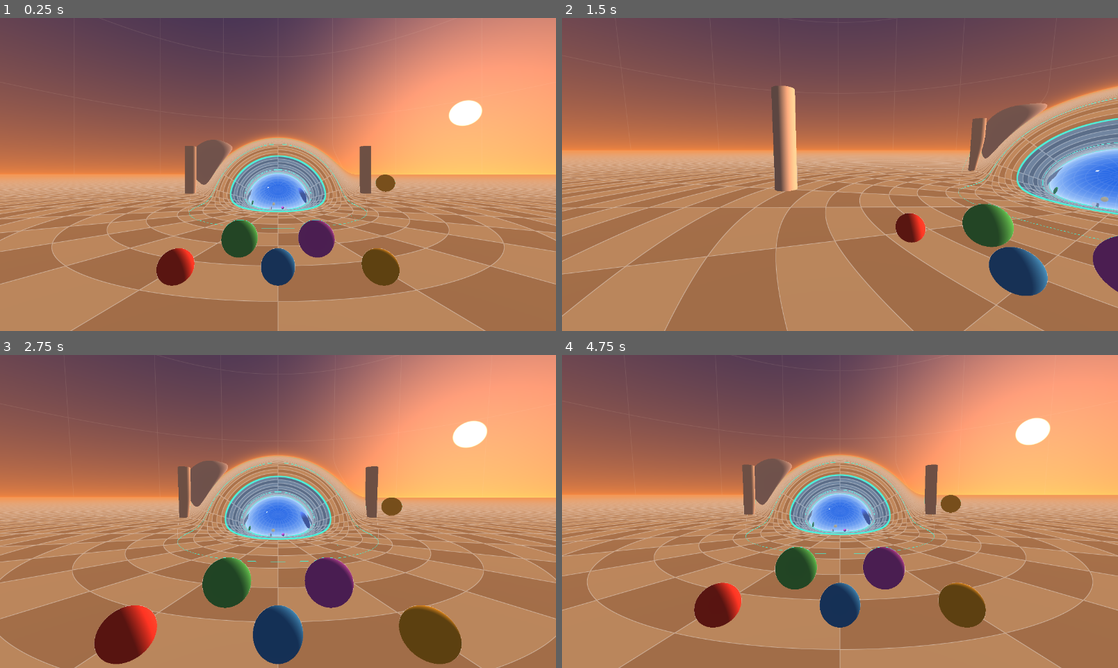
Above: before the commit, frames 1-4 (two rows, left to right).
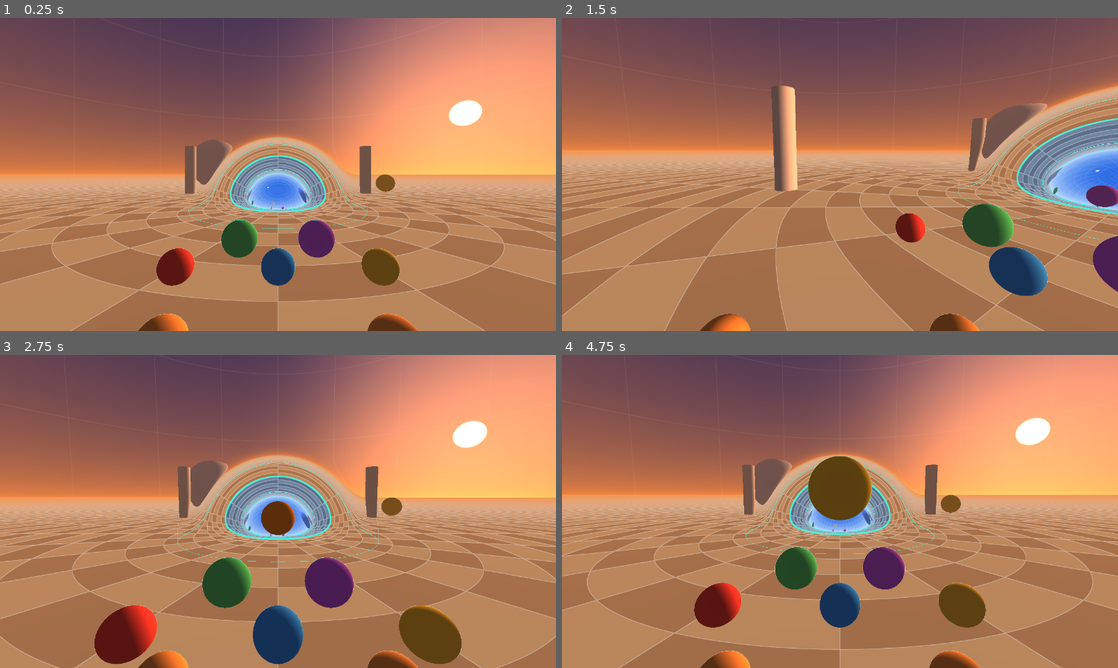
Above: after the commit, the same moments.

Repository: pomid0rko0/steam-frame-wromhole
Game: Godot game, scene res://main.tscn
Two runs of this game, one before a commit and one after it. Both use one fixed random seed, a clock stepped at 60 frames per second and the inputs below.
Inputs (mouse positions are in pixels of both pictures, inside the frame that each line leads up to):
- Up to frame 1 (0.25 s): no input
- Up to frame 2 (1.5 s): tap Enter at 0.5 s; move the mouse to (962, 158) at 0.52 s; hold D 0.53-1.28 s; hold F 0.53-1.28 s; click (962, 158) at 0.67 s; tap T at 0.8, 1.35 s; move the mouse to (812, 174) at 1.27 s; hold W from 1.28 s (still down)
- Up to frame 3 (2.75 s): keep holding W; tap R at 1.55 s; move the mouse to (289, 505) at 2.02 s; hold R from 2.03 s (still down); tap F at 2.3 s
- Up to frame 4 (4.75 s): keep holding W; move the mouse to (834, 517) at 2.77 s; release R at 2.78 s; tap F at 2.85, 4.55 s; tap T at 3.05 s; move the mouse to (878, 514) at 3.52 s; hold T 3.53-4.28 s; tap R at 3.8, 4.35 s; move the mouse to (795, 508) at 4.27 s

The runs differ from the first frame. In frame 1, 0.7% of the frame differs, in the area x 24-76%, y 94-100%; in frame 2, 1.1%; in frame 3, 1.3%; in frame 4, 2.6%, in the area x 24-76%, y 32-100%.

Commit message:
Grab and throw: grip holds a ball, release throws it; hands and avatar as balls
Split from the controls sketch, on walking + physics.

- hands are small balls placed by geodesics from the head and push balls
  (WormholeSpace.combine)
- grip grabs the nearest ball within 12 cm; it follows the hand and flies off
  with the hand's velocity when released
- B throws a new ball from the right hand; Y shows the avatar (head and torso
  as balls; costly inside the throat, off by default); A also puts the five
  balls back
- keyboard: F, T, R
- tests/grab_test.gd: hand placement, new ball, avatar, reset; grabbing
  itself needs a tracked controller and is not driven

Not checked in the headset.

Co-Authored-By: Claude Opus 5.5 <noreply@anthropic.com>
Claude-Session: https://claude.ai/code/session_01Wt86m4dW67tq47J29zezFu

Diff:
--- a/godot/main.gd
+++ b/godot/main.gd
@@ -1,14 +1,16 @@
 extends Node3D
 ## Real-time wormhole for VR: walking in the room, the left stick walks, the right stick
-## snap-turns (button map in the README); balls roll and bounce through the wormhole
-## (ball_world.gd). Every pixel is ray traced along a geodesic of the wormhole space in the
-## shader; this script tracks where the viewer and the balls are in that curved space.
+## snap-turns; balls roll and bounce through the wormhole (ball_world.gd); the hands grab and
+## throw them (button map in the README). Every pixel is ray traced along a geodesic of the
+## wormhole space in the shader; this script tracks where the viewer, the hands and the balls
+## are in that curved space.
 ##
 ## Body model: the feet stay on the floor (the totally geodesic equatorial surface
 ## n.z = 0). Physical movement in the play space and stick locomotion move the feet along
 ## floor geodesics, parallel-transporting the play-space axes; snap turns rotate those axes;
 ## the head sits head-height above the feet along the floor normal. Each eye is derived in
-## the shader from that view's own matrices (see shaders/wormhole.gdshader).
+## the shader from that view's own matrices (see shaders/wormhole.gdshader); each hand is
+## placed by a geodesic from the head along its play-space offset.
 
 # optozorax's SDF (sphere 0.3, planes +-0.5, union_round 0.1) at 1 unit = 10 m
 const THROAT_RADIUS := 3.0
@@ -51,6 +53,10 @@
 var show_check := false         # the stereo check (see _add_check)
 var left_hand: XRController3D
 var right_hand: XRController3D
+var hand_balls: Array = []      # per tracked hand: {l, n, U, radius, tracker}, kinematic spheres
+var show_avatar := false        # head and torso as balls (seen in the throat; costly there, see README)
+var head_state: Array = []      # [l, n, frame] of the head, this frame
+var grip_was := {}
 var button_was := {}
 var snap_armed := true          # the right stick went back to the middle since the last turn
 var logged_profiles := {}
@@ -189,8 +195,11 @@
 	material.set_shader_parameter("head_n", hp[1])
 	material.set_shader_parameter("head_f", PackedVector4Array(hp[2]))
 	material.set_shader_parameter("head_pos", head.origin)
+	head_state = hp
+	_update_hands(head)
 	if physics:
-		world.step(delta, [])
+		_handle_toys()
+		world.step(delta, hand_balls)
 		_upload_balls()
 
 
@@ -208,6 +217,7 @@
 
 
 ## Every ball the shader draws: centre as a point of R^4 and radius (chord distance in R^4).
+## The balls, the hands, then the avatar's head and torso.
 func _upload_balls() -> void:
 	var pos := PackedVector4Array()
 	var col := PackedVector4Array()
@@ -215,6 +225,15 @@
 		pos.append(space.embed(b["l"], b["n"]))
 		var c: Color = b["color"]
 		col.append(Vector4(c.r, c.g, c.b, b["radius"]))
+	for hnd in hand_balls:
+		pos.append(space.embed(hnd["l"], hnd["n"]))
+		col.append(Vector4(0.95, 0.6, 0.25, hnd["radius"]))
+	if show_avatar and head_state.size() > 0:
+		pos.append(space.embed(head_state[0], head_state[1]))
+		col.append(Vector4(0.85, 0.87, 0.9, 0.11))
+		var torso := space.geodesic(head_state[0], head_state[1], -head_state[2][1], 0.5, [])
+		pos.append(space.embed(torso[0], torso[1]))
+		col.append(Vector4(0.35, 0.42, 0.55, 0.19))
 	var count := pos.size()
 	while pos.size() < 12:
 		pos.append(Vector4.ZERO)
@@ -237,7 +256,7 @@
 	var rs := right_hand.get_vector2(&"primary")
 	if input_log_time <= 0.0 and (ls.length() > 0.2 or rs.length() > 0.2):
 		input_log_time = 2.0
-		print("sticks left ", ls, " right ", rs)
+		print("sticks left ", ls, " right ", rs, " grip ", right_hand.get_float(&"grip"))
 
 
 func _pressed_once(key: String, down: bool) -> bool:
@@ -261,8 +280,8 @@
 	return Input.is_key_pressed(KEY_SHIFT) or (in_xr and left_hand.get_float(&"trigger") > 0.5)
 
 
-## Right stick left/right (Q / E): snap turn. Right A (R): back to the start. True if either
-## moved the viewer against the room.
+## Right stick left/right (Q / E): snap turn. Right A (R): back to the start, the five balls
+## back in place. True if either moved the viewer against the room.
 func _handle_turn_and_reset() -> bool:
 	var turn := 0.0
 	if in_xr:
@@ -277,7 +296,75 @@
 		snap_armed = true
 	if _pressed_once("reset", Input.is_key_pressed(KEY_R) or (in_xr and right_hand.is_button_pressed(&"ax_button"))):
 		place(1.0, START_POS, START_FORWARD)    # also redoes the chart -> play map
+		if physics:
+			world.balls.clear()
+			_spawn_initial_balls()
 	return moved
+
+
+## Hand points on the manifold (geodesic from the head), their velocities, grabbing.
+func _update_hands(head: Transform3D) -> void:
+	hand_balls.clear()
+	for c: XRController3D in [left_hand, right_hand]:
+		var xf: Transform3D
+		var vel := Vector3.ZERO
+		if in_xr:
+			if not c.get_has_tracking_data():
+				continue
+			xf = c.transform
+			var pose := c.get_pose()
+			if pose:
+				vel = pose.linear_velocity
+		else:
+			var side := -1.0 if c == left_hand else 1.0
+			xf = Transform3D(head.basis, head.origin + head.basis * Vector3(0.22 * side, -0.32, -0.38))
+		var off := xf.origin - head.origin
+		var hp: Array = head_state
+		if off.length() > 1e-6:
+			var dir := WormholeSpace.combine(head_state[2], off)
+			hp = space.geodesic(head_state[0], head_state[1], dir / dir.length(), dir.length(), head_state[2])
+		var U := WormholeSpace.combine(hp[2], vel)
+		var hand := {"l": hp[0], "n": hp[1], "U": U, "radius": 0.05, "tracker": c.tracker}
+		hand_balls.append(hand)
+		# grab with grip, release to throw
+		var grip := in_xr and c.get_float(&"grip") > 0.6
+		var was: bool = grip_was.get(c.tracker, false)
+		grip_was[c.tracker] = grip
+		if grip and not was:
+			var best: Dictionary = {}
+			var best_gap := 0.12
+			for b in world.balls:
+				var g := world.gap(b, hand)
+				if g < best_gap:
+					best_gap = g
+					best = b
+			if not best.is_empty():
+				best["held"] = c.tracker
+		for b in world.balls:
+			if b["held"] == c.tracker:
+				if grip:
+					b["l"] = hand["l"]
+					b["n"] = hand["n"]
+					b["U"] = U
+				else:
+					b["held"] = &""
+
+
+func _handle_toys() -> void:
+	# right B / key F: new ball (at the right hand in VR, thrown forward on the desktop)
+	var spawn := _pressed_once("spawn", Input.is_key_pressed(KEY_F) or (in_xr and right_hand.is_button_pressed(&"by_button")))
+	if spawn and head_state.size() > 0:
+		var col: Color = BALL_COLORS[randi() % BALL_COLORS.size()]
+		if in_xr and hand_balls.size() > 0:
+			var hnd: Dictionary = hand_balls[hand_balls.size() - 1]
+			world.add(hnd["l"], hnd["n"], hnd["U"], 0.25, col)
+		else:
+			var fwd := WormholeSpace.combine(head_state[2], -camera.transform.basis.z)
+			var start := space.geodesic(head_state[0], head_state[1], fwd, 0.6, [fwd])
+			world.add(start[0], start[1], 7.0 * start[2][0] + 2.0 * head_state[2][1], 0.25, col)
+	# left Y / key T: avatar on/off
+	if _pressed_once("avatar", Input.is_key_pressed(KEY_T) or (in_xr and left_hand.is_button_pressed(&"by_button"))):
+		show_avatar = not show_avatar
 
 
 ## Move the feet along the floor by a play-space displacement (x, z).
--- /dev/null
+++ b/godot/tests/grab_test.gd
@@ -0,0 +1,76 @@
+extends SceneTree
+## The grab branch's buttons through the desktop keys, run with --fixed-fps 60; exit status 1
+## on any failure:
+##   godot --path . --fixed-fps 60 -s res://tests/grab_test.gd
+## 1. both hands are on the manifold, in front of and below the head
+## 2. F throws a new ball forward
+## 3. T shows the avatar: two more balls for the shader
+## 4. R puts the viewer back at the start and the five balls back in place
+## Grabbing itself needs the grip of a tracked controller; it is not driven here.
+
+var main: Node3D
+var frames := 0
+var fails := 0
+
+
+func _initialize() -> void:
+	main = load("res://main.tscn").instantiate()
+	main.xr_name = "none"
+	root.add_child(main)
+
+
+func _check(name: String, ok: bool, detail: String) -> void:
+	print(("PASS " if ok else "FAIL ") + name + "  " + detail)
+	if not ok:
+		fails += 1
+
+
+func _key(code: Key, down: bool) -> void:
+	var ev := InputEventKey.new()
+	ev.keycode = code
+	ev.physical_keycode = code
+	ev.pressed = down
+	Input.parse_input_event(ev)
+
+
+func _process(_delta: float) -> bool:
+	frames += 1
+	match frames:
+		5:
+			var ok: bool = main.hand_balls.size() == 2
+			var detail := "hands %d" % main.hand_balls.size()
+			for h in main.hand_balls:
+				# desktop hands: 0.38 m ahead (chart -x), 0.32 m below the head, 0.22 m to the side
+				var p: Vector3 = main.space.chart_position(h["l"], h["n"])
+				ok = ok and absf(p.x - 9.62) < 0.01 and absf(absf(p.y) - 0.22) < 0.01 and absf(p.z - 1.28) < 0.01
+				detail += "  %s" % p
+			_check("both hands in front of and below the head", ok, detail)
+			_key(KEY_F, true)
+		7:
+			_key(KEY_F, false)
+		9:
+			var n: int = main.world.balls.size()
+			var b: Dictionary = main.world.balls[n - 1] if n > 0 else {}
+			var ok: bool = n == 6 and b["U"].length() > 5.0
+			_check("F throws a new ball", ok, "balls %d" % n)
+			_key(KEY_T, true)
+		11:
+			_key(KEY_T, false)
+		13:
+			var nb: int = main.material.get_shader_parameter("wh_nBall")
+			var want: int = main.world.balls.size() + 2 + 2
+			_check("T shows the avatar", main.show_avatar and nb == want, "shader balls %d, expected %d" % [nb, want])
+			_key(KEY_W, true)
+		43:
+			_key(KEY_W, false)
+			_key(KEY_R, true)
+		45:
+			_key(KEY_R, false)
+		47:
+			var p: Vector3 = main.space.chart_position(main.foot_l, main.foot_n)
+			var n: int = main.world.balls.size()
+			_check("R: back at the start, five balls", p.distance_to(Vector3(10, 0, 0)) < 1e-3 and n == 5,
+					"feet (%.3f, %.3f), balls %d" % [p.x, p.y, n])
+			print("FAILURES: ", fails)
+			quit(1 if fails > 0 else 0)
+	return false
--- a/godot/wormhole_space.gd
+++ b/godot/wormhole_space.gd
@@ -119,6 +119,11 @@
 	return [ex.normalized(), ey, ez]
 
 
+## Linear combination c.x * f[0] + c.y * f[1] + c.z * f[2].
+static func combine(f: Array, c: Vector3) -> Vector4:
+	return c.x * f[0] + c.y * f[1] + c.z * f[2]
+
+
 ## Chart of the flat region on one side: side A (l >= L) x = r n, side B x = P r n,
 ## P = diag(-1, 1, 1). Converts a chart position to a manifold point.
 func point_from_chart(side: float, x: Vector3) -> Array:
Not shown, added: godot/tests/grab_test.gd.uid
Not shown, changed: README.md
